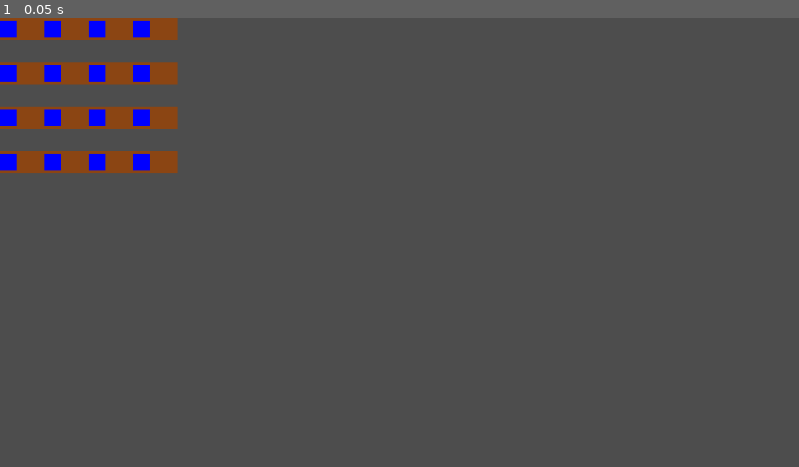
Above: before the commit, frame 1.
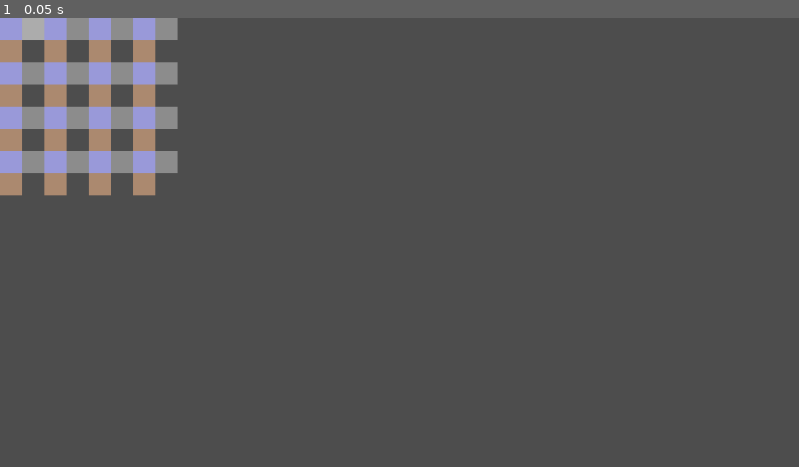
Above: after the commit, the same moment.

Repository: picasso250/gridworld
Game: Godot game, scene res://tube_test.tscn
Same seed, same stepped clock (60 frames per second), same inputs: the game is played once before the commit and once after it.
Inputs:
- Up to frame 1 (0.05 s): no input

The runs differ from the first frame. In frame 1, 6.7% of the frame differs, in the area x 0-23%, y 0-40%.

Commit message:
绘制调试十字

Diff:
--- a/tube.gd
+++ b/tube.gd
@@ -6,19 +6,28 @@
 @export var pipe_width = 32 # 水管宽度
 @export var pipe_thickness = 4 # 水管厚度
 @export var is_horizontal = true # 是否为水平管道
+@export var debug = false # 是否开启调试模式
 
 func _draw():
-	var water_size = pipe_width - 2 * pipe_thickness
+	var water_size = pipe_width
 	if is_horizontal:
 		# 设置绘制土黄色的水平管壁
 		draw_rect(Rect2(Vector2(0, 0), Vector2(cell_width, pipe_width)), Color(0.545, 0.271, 0.075, 1))
 		# 设置绘制蓝色的水平水
-		draw_rect(Rect2(Vector2(0, pipe_thickness), Vector2(water_size, water_size)), Color(0, 0, 1, 1))
+		draw_rect(Rect2(Vector2(0, 0), Vector2(water_size, water_size)), Color(0, 0, 1, 1))
 	else:
 		# 设置绘制土黄色的竖直管壁
 		draw_rect(Rect2(Vector2(0, 0), Vector2(pipe_width, cell_width)), Color(0.545, 0.271, 0.075, 1))
 		# 设置绘制蓝色的竖直水
-		draw_rect(Rect2(Vector2(pipe_thickness, 0), Vector2(water_size, water_size)), Color(0, 0, 1, 1))
+		draw_rect(Rect2(Vector2(0, 0), Vector2(water_size, water_size)), Color(0, 0, 1, 1))
+
+	if debug:
+		# 设置绘制调试十字
+		var cross_color = Color(0.8, 0.8, 0.8, 0.5) # 淡灰色
+		# 水平线
+		draw_rect(Rect2(Vector2(0, 0), Vector2(cell_width, pipe_width)), cross_color)
+		# 竖直线
+		draw_rect(Rect2(Vector2(0, 0), Vector2(pipe_width, cell_width)), cross_color)
 
 func _ready():
 	pass
--- a/tube_test.tscn
+++ b/tube_test.tscn
@@ -7,4 +7,4 @@
 script = ExtResource("1_thxnr")
 
 [node name="Tube" parent="." instance=ExtResource("2_oepxk")]
-is_horizontal = true
+debug = true
